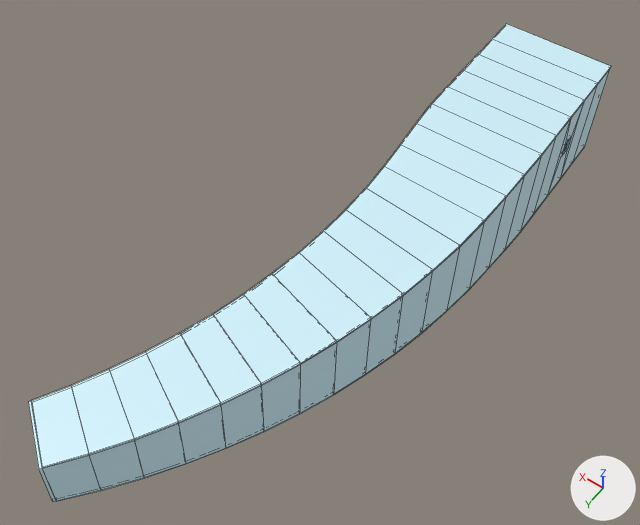
A saved change to the FBX model Assets/Seyun/06 coin river/06 coin river_mapping.fbx.
Camera for both pictures: a camera (50 mm lens) standing at (-30.5, 98.0, 87.4) and looking at (10.3, 40.9, -2.3). Lighting does not change. The marker at lower right points along +X, +Y and +Z. Mesh edges are drawn as thin lines on the coarser meshes. Where no turn or scale is listed for an object, it has been applied to the vertices.

The older version as bpy lines, for what is in view:
```python
me_mesh_004 = bpy.data.meshes.new('Mesh.004')
me_mesh_004.from_pydata(...)  # 360 vertices, 354 faces; spans x -7.8..20.1, y 0.0..83.8, z -4.1..10.8
me_mesh_004.materials.append(mat_mat_8)
ob_cube_5_null_2 = bpy.data.objects.new('Cube_5_Null_2', me_mesh_004)
ob_cube_5_null_2.location = (0.0, 0.0, 0.0)
```
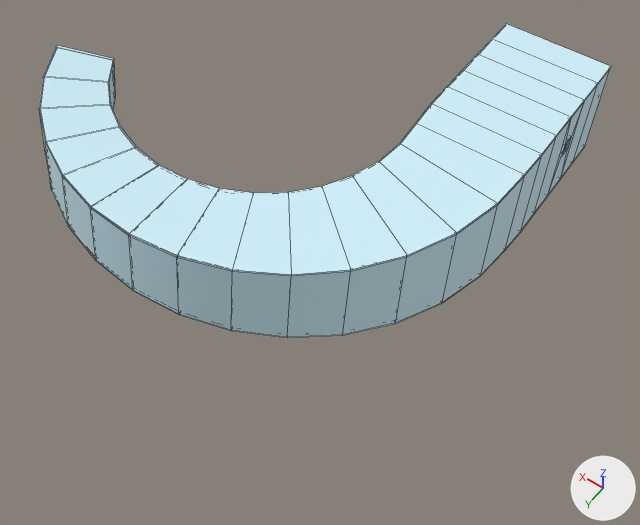
The change, as JSON lines over the scene's bpy script:
```json
{"block": "me_mesh_004", "where": "# used by ob_cube_5_null_2; location = (0.0, 0.0, 0.0)"}
{"op": "remove", "block": "me_mesh_004", "code": "me_mesh_004.from_pydata(...)  # 360 vertices, 354 faces; spans x -7.8..20.1, y 0.0..83.8, z -4.1..10.8"}
{"op": "add", "block": "me_mesh_004", "code": "me_mesh_004.from_pydata(...)  # 360 vertices, 354 faces; spans x -7.8..56.5, y 0.0..59.1, z -4.1..10.8"}
{"block": "me_mesh_004", "change": "me_mesh_004 part 1: the loose piece of 8 vertices spanning x 13.4..20.1, y 78.6..83.8, z -0.6..6.9 is multiplied about its middle by the matrix ((-0.455, 0.882, -0.127), (-0.882, -0.466, -0.077), (-0.127, 0.077, 0.989)), then moved by (35.6, -43.2, 3.1)"}
{"block": "me_mesh_004", "change": "me_mesh_004 part 2: 224 of 360 vertices moved; they spanned x -7.4..19.9, y 28.0..83.5, z -3.8..10.2 and now span x -7.1..56.3, y 27.9..59.1, z -3.8..10.8; mean shift (18.4, -10.3, 1.6); largest move (13.5, 83.5, -0.5) -> (56.3, 40.0, 3.2)"}
```

Where the change shows, as pixel boxes (x1, y1, x2, y2) in the pictures (640 x 525 px; the box of a moved part takes in the faces that stretch with it):
```json
{"object": "Cube_5_Null_2", "change": "reshaped", "before": [29, 24, 611, 502], "after": [39, 24, 611, 338], "on screen": "34% shorter"}
{"part": 1, "of": "me_mesh_004", "change": "moved or reshaped", "before": [29, 401, 56, 502], "after": [56, 45, 116, 98]}
{"part": 2, "of": "me_mesh_004", "change": "moved or reshaped", "before": [31, 125, 525, 501], "after": [39, 47, 525, 338]}
```
